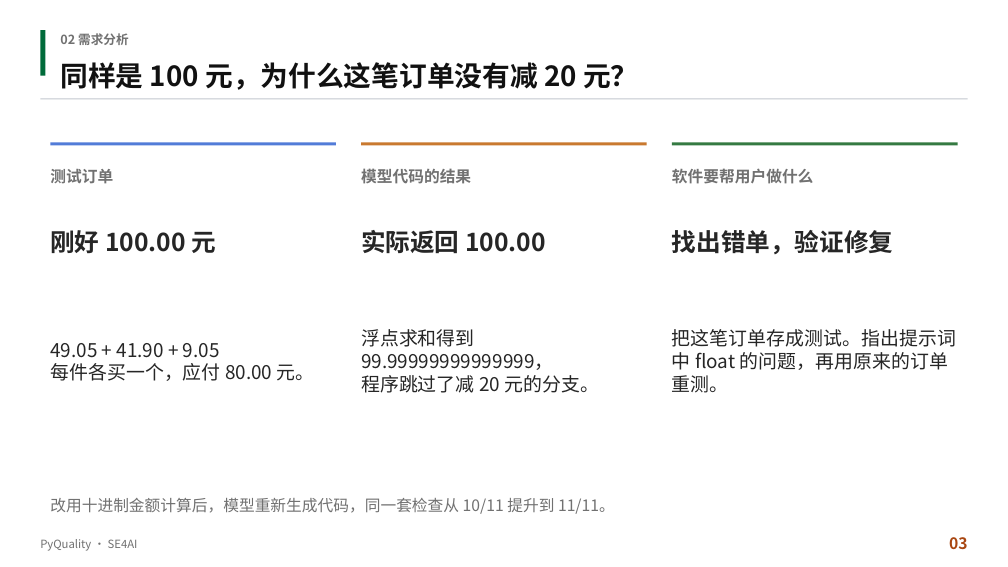
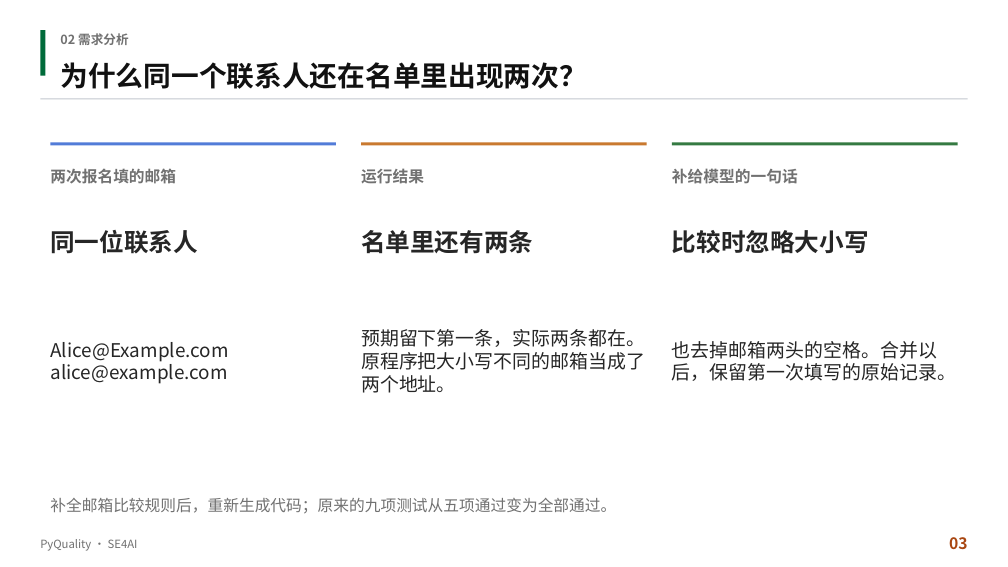
Before and after one commit to aCuttlefish/PyQuality, a slide deck: slide 3 of course-delivery/docs/汇报与实机演示/PyQuality_终期汇报.pptx. Drawn at 1008x567 pixels with LibreOffice and Linux fonts; fonts in the diff are those of the drawing. Boxes give left, top, right and bottom in pixels: in the first picture for what was removed or moved away, otherwise in the second. Text is boxed around its words. In the diff, an @@ line names an element or a change of style, - is before the commit and + after.

```diff
--- a/course-delivery/docs/汇报与实机演示/PyQuality_终期汇报.pptx
+++ b/course-delivery/docs/汇报与实机演示/PyQuality_终期汇报.pptx
@@ text at (60, 62, 587, 89): text changed @@
-同样是 100 元，为什么这笔订单没有减 20 元？
+为什么同一个联系人还在名单里出现两次？
@@ text at (50, 168, 176, 184): text changed @@
-测试订单
+两次报名填的邮箱
@@ text at (361, 168, 424, 184): text changed @@
-模型代码的结果
+运行结果
@@ text at (672, 168, 798, 184): text changed @@
-软件要帮用户做什么
+补给模型的一句话
@@ text at (50, 230, 198, 254): text changed @@
-刚好 100.00 元
+同一位联系人
@@ text at (361, 230, 533, 254): text changed @@
-实际返回 100.00
+名单里还有两条
@@ text at (672, 230, 869, 253): text changed @@
-找出错单，验证修复
+比较时忽略大小写
@@ text at (361, 329, 645, 393): text changed @@
-浮点求和得到
-99.99999999999999，
-程序跳过了减 20 元的分支。
+预期留下第一条，实际两条都在。原程序把大小写不同的邮箱当成了两个地址。
@@ text at (50, 342, 228, 384): text changed @@
-49.05 + 41.90 + 9.05
-每件各买一个，应付 80.00 元。
+Alice@Example.com
+alice@example.com
@@ text at (672, 341, 956, 381): text changed @@
-把这笔订单存成测试。指出提示词中 float 的问题，再用原来的订单重测。
+也去掉邮箱两头的空格。合并以后，保留第一次填写的原始记录。
@@ text at (50, 498, 616, 514): text changed @@
-改用十进制金额计算后，模型重新生成代码，同一套检查从 10/11 提升到 11/11。
+补全邮箱比较规则后，重新生成代码；原来的九项测试从五项通过变为全部通过。
```
Also in this commit, not shown: 2 other slides changed, 4 other files.
